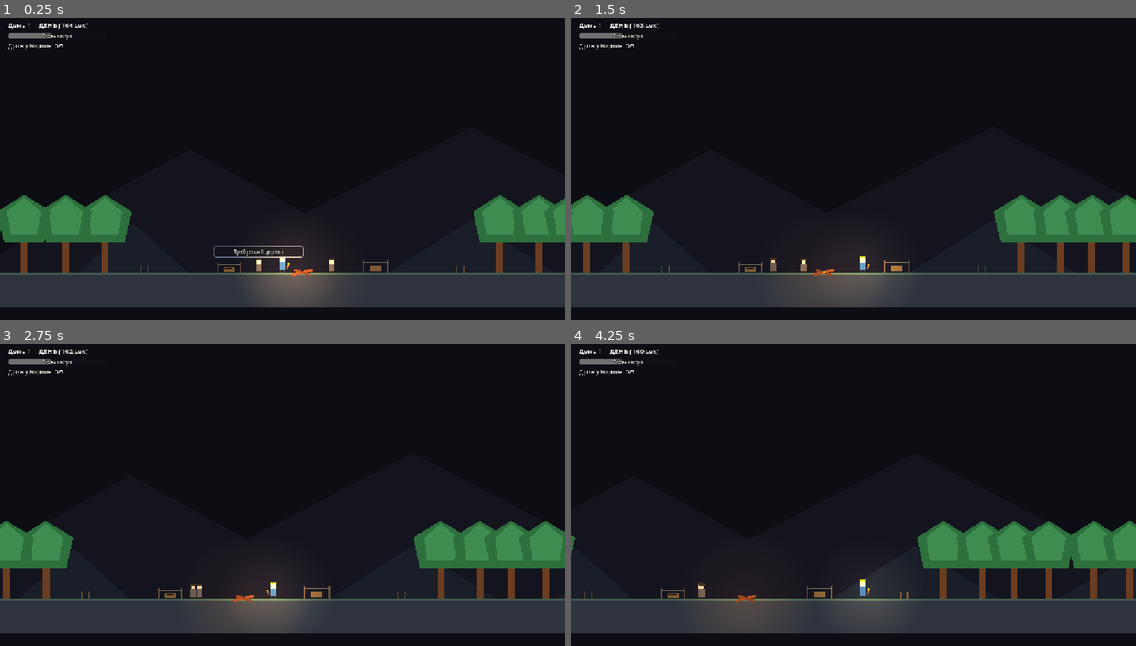
Above: before the commit, frames 1-4 (two rows, left to right).
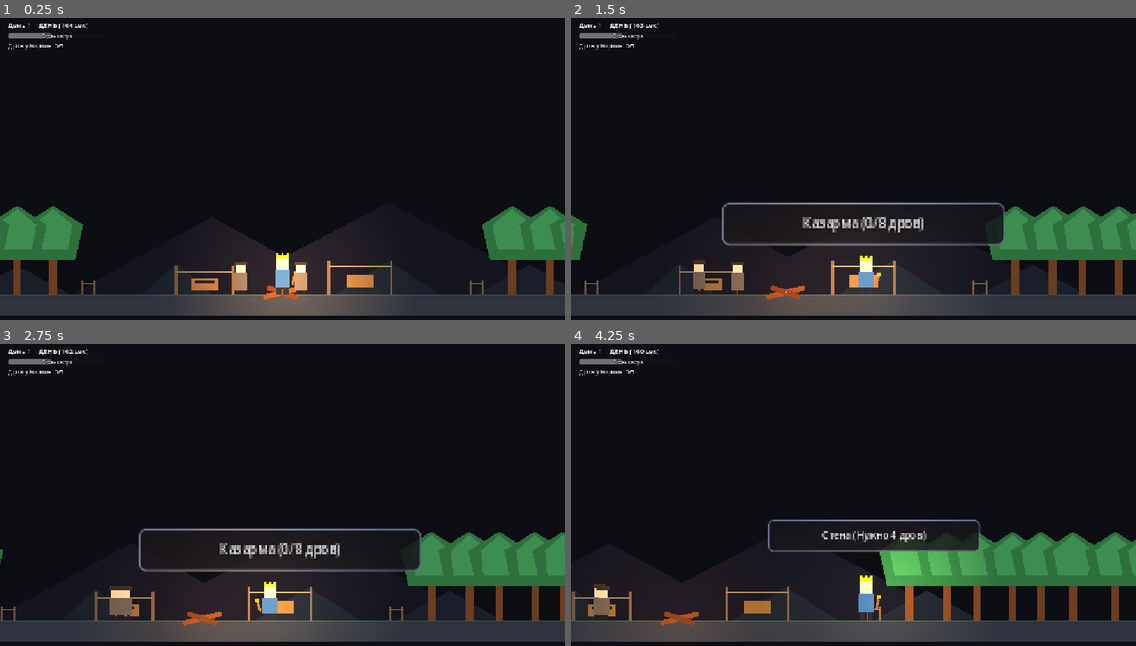
Above: after the commit, the same moments.

Repository: Kyrsadak/turkic-game-jam
Game: Godot game, scene res://scenes/main/main.tscn
Two runs of this game, one before a commit and one after it. Both use one fixed random seed, a clock stepped at 60 frames per second and the inputs below.
Inputs (mouse positions are in pixels of both pictures, inside the frame that each line leads up to):
- Up to frame 1 (0.25 s): no input
- Up to frame 2 (1.5 s): move the mouse to (977, 153) at 0.52 s; hold R 0.53-1.28 s; hold D from 0.53 s (still down); click (977, 153) at 0.67 s; move the mouse to (740, 187) at 1.27 s; tap E at 1.35 s
- Up to frame 3 (2.75 s): move the mouse to (339, 428) at 2.02 s; release D at 2.03 s; hold A from 2.03 s (still down); hold R from 2.03 s (still down)
- Up to frame 4 (4.25 s): move the mouse to (825, 561) at 2.77 s; release A at 2.78 s; release R at 2.78 s; hold D from 2.78 s (still down); tap E at 2.85 s; click (825, 561) at 2.92 s; move the mouse to (1023, 543) at 3.52 s; hold R from 3.53 s (still down)

The runs differ from the first frame. In frame 1, 16% of the frame differs, in the area x 0-100%, y 58-99%; in frame 2, 18%; in frame 3, 18%; in frame 4, 19%.

Commit message:
v14 (scale all game objects to match 320x216 lumberjack house)

Diff:
--- a/scenes/buildings/barracks.gd
+++ b/scenes/buildings/barracks.gd
@@ -13,6 +13,7 @@
 var spearman_scene = preload("res://scenes/units/spearman.tscn")
 
 func _ready() -> void:
+	scale = Vector2(4.0, 4.0)
 	add_to_group("buildings")
 	add_to_group("barracks")
 	update_visuals()
@@ -23,7 +24,7 @@
 	if players.size() > 0:
 		var player = players[0]
 		var dist = global_position.distance_to(player.global_position)
-		if dist < 55.0:
+		if dist < 200.0:
 			label_status.visible = true
 			if not is_built:
 				if player.wood_count > 0:
--- a/scenes/buildings/lumberjack_house.gd
+++ b/scenes/buildings/lumberjack_house.gd
@@ -16,6 +16,7 @@
 var lumberjack_scene = preload("res://scenes/units/lumberjack.tscn")
 
 func _ready() -> void:
+	scale = Vector2(4.0, 4.0)
 	add_to_group("buildings")
 	add_to_group("lumberjack_house")
 	update_visuals()
@@ -26,7 +27,7 @@
 	if players.size() > 0:
 		var player = players[0]
 		var dist = global_position.distance_to(player.global_position)
-		if dist < 55.0:
+		if dist < 200.0:
 			label_status.visible = true
 			if not is_built:
 				if player.wood_count > 0:
--- a/scenes/buildings/wall.gd
+++ b/scenes/buildings/wall.gd
@@ -18,6 +18,7 @@
 @onready var visual_lvl3: Node2D = $VisualLvl3
 
 func _ready() -> void:
+	scale = Vector2(3.0, 3.0)
 	add_to_group("buildings")
 	add_to_group("wall")
 	update_visuals()
@@ -28,7 +29,7 @@
 	if players.size() > 0:
 		var player = players[0]
 		var dist = global_position.distance_to(player.global_position)
-		if dist < 55.0:
+		if dist < 165.0:
 			label_status.visible = true
 			if level == 0:
 				if player.wood_count > 0:
--- a/scenes/campfire/campfire.gd
+++ b/scenes/campfire/campfire.gd
@@ -21,6 +21,7 @@
 var is_burned_out: bool = false
 
 func _ready() -> void:
+	scale = Vector2(3.0, 3.0)
 	add_to_group("campfire")
 	emit_signal("fuel_changed", current_fuel, max_fuel)
 	label_status.visible = false
@@ -69,7 +70,7 @@
 		if players.size() > 0:
 			var player = players[0]
 			var dist = global_position.distance_to(player.global_position)
-			if dist < 60.0 and player.wood_count > 0:
+			if dist < 140.0 and player.wood_count > 0:
 				label_status.visible = true
 				if current_fuel >= max_fuel - 2.0:
 					label_status.text = "[Костер полон]"
--- a/scenes/enemy/bear.gd
+++ b/scenes/enemy/bear.gd
@@ -3,12 +3,12 @@
 
 signal enemy_died
 
-@export var speed: float = 45.0
+@export var speed: float = 90.0
 @export var max_health: float = 80.0
 @export var damage: float = 24.0
 @export var attack_cooldown: float = 1.6
 
-var gravity: float = 900.0
+var gravity: float = 2000.0
 var health: float = 80.0
 var is_dead: bool = false
 var attack_timer: float = 0.0
@@ -17,6 +17,7 @@
 @onready var detection_area: Area2D = $DetectionArea
 
 func _ready() -> void:
+	scale = Vector2(4.5, 4.5)
 	add_to_group("enemy")
 	add_to_group("bear")
 	health = max_health
@@ -42,7 +43,7 @@
 		var target_x = campfire.global_position.x if campfire else 0.0
 		var dist_x = target_x - global_position.x
 
-		if abs(dist_x) > 20.0:
+		if abs(dist_x) > 50.0:
 			velocity.x = sign(dist_x) * speed
 			body.scale.x = sign(dist_x)
 
--- a/scenes/enemy/enemy.gd
+++ b/scenes/enemy/enemy.gd
@@ -3,12 +3,12 @@
 
 signal enemy_died
 
-@export var speed: float = 100.0
+@export var speed: float = 200.0
 @export var max_health: float = 30.0
 @export var damage: float = 10.0
 @export var attack_cooldown: float = 0.95
 
-var gravity: float = 900.0
+var gravity: float = 2000.0
 var health: float = 30.0
 var is_dead: bool = false
 var attack_timer: float = 0.0
@@ -17,6 +17,7 @@
 @onready var detection_area: Area2D = $DetectionArea
 
 func _ready() -> void:
+	scale = Vector2(3.5, 3.5)
 	add_to_group("enemy")
 	health = max_health
 	TextureLoader.try_apply_texture(self, "res://assets/textures/wolf.png", Vector2(0, -9))
@@ -43,7 +44,7 @@
 		var target_x = campfire.global_position.x if campfire else 0.0
 		var dist_x = target_x - global_position.x
 
-		if abs(dist_x) > 20.0:
+		if abs(dist_x) > 50.0:
 			velocity.x = sign(dist_x) * speed
 			body.scale.x = sign(dist_x)
 
--- a/scenes/main/main.gd
+++ b/scenes/main/main.gd
@@ -182,17 +182,17 @@
 	bear.speed = 40.0 + current_day * 1.5
 
 func generate_forests() -> void:
-	# Левый лес: от -7200 до -350
-	var current_x = -350.0
+	# Левый лес: от -7200 до -650
+	var current_x = -650.0
 	while current_x > -7200.0:
 		spawn_tree_at(current_x, $ForestLeft)
-		current_x -= randf_range(50.0, 95.0)
-
-	# Правый лес: от 350 до 7200
-	current_x = 350.0
+		current_x -= randf_range(80.0, 130.0)
+
+	# Правый лес: от 650 до 7200
+	current_x = 650.0
 	while current_x < 7200.0:
 		spawn_tree_at(current_x, $ForestRight)
-		current_x += randf_range(50.0, 95.0)
+		current_x += randf_range(80.0, 130.0)
 
 func spawn_tree_at(x_pos: float, container: Node2D) -> void:
 	var tree_instance = tree_scene.instantiate()
--- a/scenes/main/main.tscn
+++ b/scenes/main/main.tscn
@@ -68,19 +68,19 @@
 [node name="Campfire" parent="." instance=ExtResource("3_campfire")]
 
 [node name="Player" parent="." instance=ExtResource("2_player")]
-position = Vector2(-35, -25)
+position = Vector2(0, -50)
 
 [node name="WallLeft" parent="." instance=ExtResource("5_wall")]
-position = Vector2(-280, 0)
+position = Vector2(-550, 0)
 
 [node name="WallRight" parent="." instance=ExtResource("5_wall")]
-position = Vector2(280, 0)
+position = Vector2(550, 0)
 
 [node name="LumberjackHouse" parent="." instance=ExtResource("6_lumberjack_house")]
-position = Vector2(-130, 0)
+position = Vector2(-220, 0)
 
 [node name="Barracks" parent="." instance=ExtResource("7_barracks")]
-position = Vector2(130, 0)
+position = Vector2(220, 0)
 
 [node name="ForestLeft" type="Node2D" parent="."]
 
@@ -89,10 +89,10 @@
 [node name="InitialVagrants" type="Node2D" parent="."]
 
 [node name="Vagrant1" parent="InitialVagrants" instance=ExtResource("8_vagrant")]
-position = Vector2(-60, 0)
+position = Vector2(-80, 0)
 
 [node name="Vagrant2" parent="InitialVagrants" instance=ExtResource("8_vagrant")]
-position = Vector2(70, 0)
+position = Vector2(90, 0)
 
 [node name="HUD" type="CanvasLayer" parent="."]
 
--- a/scenes/player/player.gd
+++ b/scenes/player/player.gd
@@ -3,10 +3,10 @@
 
 signal wood_count_changed(count)
 
-@export var speed: float = 110.0
+@export var speed: float = 240.0
 @export var max_wood_carry: int = 5
 
-var gravity: float = 900.0
+var gravity: float = 2000.0
 var wood_count: int = 0
 var is_hitting: bool = false
 
@@ -19,6 +19,7 @@
 var shake_decay: float = 12.0
 
 func _ready() -> void:
+	scale = Vector2(3.5, 3.5)
 	add_to_group("player")
 	update_wood_visuals()
 	TextureLoader.try_apply_texture(self, "res://assets/textures/player.png", Vector2(0, -16))
@@ -70,7 +71,7 @@
 
 func perform_interaction() -> void:
 	# 1. Проверяем, есть ли рядом костер и хотим ли закинуть дерево
-	var campfire = get_closest_in_group("campfire", 60.0)
+	var campfire = get_closest_in_group("campfire", 140.0)
 	if campfire and wood_count > 0:
 		if campfire.current_fuel < campfire.max_fuel - 2.0:
 			if campfire.add_wood():
@@ -90,14 +91,14 @@
 				return
 
 	# 2. Проверяем, есть ли рядом дерево для рубки
-	var tree = get_closest_in_group("tree", 65.0)
+	var tree = get_closest_in_group("tree", 200.0)
 	if tree and not tree.is_felled:
 		start_hit_animation()
 		tree.hit_tree(global_position.x)
 		return
 
 	# 3. Проверяем здания для сдачи дров / найма
-	var building = get_closest_in_group("buildings", 55.0)
+	var building = get_closest_in_group("buildings", 280.0)
 	if building:
 		if wood_count > 0 and building.has_method("deposit_wood"):
 			if building.deposit_wood():
@@ -114,7 +115,7 @@
 			return
 
 	# 4. Проверяем бродяг для найма (цена 1 дерево)
-	var vagrant = get_closest_in_group("vagrant", 50.0)
+	var vagrant = get_closest_in_group("vagrant", 200.0)
 	if vagrant and not vagrant.is_hired and wood_count >= 1:
 		if vagrant.hire():
 			wood_count -= 1
--- a/scenes/player/player.tscn
+++ b/scenes/player/player.tscn
@@ -108,9 +108,9 @@
 one_shot = true
 
 [node name="Camera2D" type="Camera2D" parent="."]
-position = Vector2(0, -80)
-zoom = Vector2(1.15, 1.15)
-limit_top = -500
+position = Vector2(0, -120)
+zoom = Vector2(0.72, 0.72)
+limit_top = -800
 limit_bottom = 100
 position_smoothing_enabled = true
 position_smoothing_speed = 6.0
--- a/scenes/texture_loader.gd
+++ b/scenes/texture_loader.gd
@@ -18,11 +18,19 @@
 					if logs:
 						logs.visible = false
 
+			# Вычисляем локальное смещение и масштаб с учетом масштаба родительской ноды
+			var local_offset = offset
+			var local_scale = Vector2.ONE
+			if node.scale.x != 0.0 and node.scale.y != 0.0:
+				local_offset = Vector2(offset.x / abs(node.scale.x), offset.y / abs(node.scale.y))
+				local_scale = Vector2(1.0 / abs(node.scale.x), 1.0 / abs(node.scale.y))
+
 			# Проверяем, не был ли спрайт уже добавлен
 			var existing_sprite = node.get_node_or_null("DesignerSprite")
 			if existing_sprite:
 				existing_sprite.texture = tex
-				existing_sprite.position = offset
+				existing_sprite.position = local_offset
+				existing_sprite.scale = local_scale
 				existing_sprite.visible = true
 				return existing_sprite
 
@@ -30,7 +38,8 @@
 			var sprite = Sprite2D.new()
 			sprite.name = "DesignerSprite"
 			sprite.texture = tex
-			sprite.position = offset
+			sprite.position = local_offset
+			sprite.scale = local_scale
 
 			# Для дерева переносим шейдерный материал покачивания от ветра
 			if visual and visual.has_node("Crown"):
--- a/scenes/tree/tree.gd
+++ b/scenes/tree/tree.gd
@@ -22,6 +22,7 @@
 @onready var label_health: Label = $LabelHealth
 
 func _ready() -> void:
+	scale = Vector2(1.8, 1.8)
 	add_to_group("tree")
 	health = max_health
 	visual.modulate.a = 1.0
@@ -41,7 +42,7 @@
 		if players.size() > 0:
 			var player = players[0]
 			var dist = global_position.distance_to(player.global_position)
-			if dist < 55.0:
+			if dist < 90.0:
 				label_health.visible = true
 				if health == max_health:
 					label_health.text = "[E] Рубить дерево"
@@ -114,10 +115,10 @@
 	get_parent().add_child(wood)
 
 	# Спавним чуть выше корней
-	wood.global_position = global_position + Vector2(0, -16)
+	wood.global_position = global_position + Vector2(0, -40)
 
 	# Разбрасываем дрова
-	var target_x = global_position.x + fall_dir * randf_range(30, 80) + randf_range(-10, 10)
+	var target_x = global_position.x + fall_dir * randf_range(75.0, 200.0) + randf_range(-25.0, 25.0)
 	wood.launch(target_x, global_position.y)
 
 func regrow() -> void:
--- a/scenes/units/lumberjack.gd
+++ b/scenes/units/lumberjack.gd
@@ -3,11 +3,11 @@
 
 enum State { IDLE, WALKING_TO_TREE, CHOPPING, WALKING_TO_HOUSE }
 
-@export var speed: float = 85.0
+@export var speed: float = 185.0
 @export var chop_damage: float = 10.0
 @export var chop_cooldown: float = 1.1
 
-var gravity: float = 900.0
+var gravity: float = 2000.0
 var wood_count: int = 0
 var max_wood_carry: int = 6
 var current_state: State = State.IDLE
@@ -20,6 +20,7 @@
 @onready var wood_pile: Node2D = $WoodPile
 
 func _ready() -> void:
+	scale = Vector2(3.5, 3.5)
 	add_to_group("lumberjack")
 	update_wood_visuals()
 	current_state = State.WALKING_TO_TREE
@@ -48,7 +49,7 @@
 				if target_tree:
 					var dist_x = target_tree.global_position.x - global_position.x
 					# Останавливаемся чуть сбоку от дерева
-					if abs(dist_x) > 28.0:
+					if abs(dist_x) > 70.0:
 						velocity.x = sign(dist_x) * speed
 						body.scale.x = sign(dist_x)
 						animate_walk()
@@ -76,7 +77,7 @@
 		State.WALKING_TO_HOUSE:
 			if is_instance_valid(home_house):
 				var dist_x = home_house.global_position.x - global_position.x
-				if abs(dist_x) > 16.0:
+				if abs(dist_x) > 40.0:
 					velocity.x = sign(dist_x) * speed
 					body.scale.x = sign(dist_x)
 					animate_walk()
--- a/scenes/units/spearman.gd
+++ b/scenes/units/spearman.gd
@@ -3,11 +3,11 @@
 
 enum State { WALKING_TO_POST, DEFENDING, ATTACKING }
 
-@export var speed: float = 90.0
+@export var speed: float = 200.0
 @export var damage: float = 14.0
 @export var attack_cooldown: float = 0.75
 
-var gravity: float = 900.0
+var gravity: float = 2000.0
 var current_state: State = State.WALKING_TO_POST
 var target_enemy: Node2D = null
 var attack_timer: float = 0.0
@@ -18,6 +18,7 @@
 @onready var spear: Node2D = $Body/Spear
 
 func _ready() -> void:
+	scale = Vector2(3.5, 3.5)
 	add_to_group("spearman")
 
 	# Определяем фланг по положению спавна относительно костра
@@ -33,13 +34,13 @@
 		velocity.y += gravity * delta
 
 	# Поиск врагов поблизости
-	target_enemy = find_closest_enemy(90.0)
+	target_enemy = find_closest_enemy(225.0)
 
 	match current_state:
 		State.WALKING_TO_POST:
 			choose_post_position()
 			var dist_x = target_post_x - global_position.x
-			if abs(dist_x) > 15.0:
+			if abs(dist_x) > 37.5:
 				velocity.x = sign(dist_x) * speed
 				body.scale.x = sign(dist_x)
 				animate_walk()
@@ -56,11 +57,11 @@
 				attack_timer = 0.1
 			else:
 				choose_post_position()
-				if abs(target_post_x - global_position.x) > 20.0:
+				if abs(target_post_x - global_position.x) > 50.0:
 					current_state = State.WALKING_TO_POST
 
 		State.ATTACKING:
-			if not is_instance_valid(target_enemy) or global_position.distance_to(target_enemy.global_position) > 110.0:
+			if not is_instance_valid(target_enemy) or global_position.distance_to(target_enemy.global_position) > 275.0:
 				current_state = State.DEFENDING
 			else:
 				# Поворачиваемся к врагу
@@ -93,10 +94,10 @@
 
 	if flank_wall:
 		# Встаем чуть позади стены, чтобы бить сквозь нее
-		target_post_x = flank_wall.global_position.x - flank * 24.0
+		target_post_x = flank_wall.global_position.x - flank * 60.0
 	else:
 		# Пост по умолчанию, если стены нет
-		target_post_x = campfire_x + flank * 240.0
+		target_post_x = campfire_x + flank * 600.0
 
 func stab_enemy() -> void:
 	if is_instance_valid(target_enemy):
--- a/scenes/vagrant/vagrant.gd
+++ b/scenes/vagrant/vagrant.gd
@@ -1,10 +1,10 @@
 extends CharacterBody2D
 const TextureLoader = preload("res://scenes/texture_loader.gd")
 
-@export var speed: float = 70.0
-@export var walk_range: float = 140.0
+@export var speed: float = 150.0
+@export var walk_range: float = 350.0
 
-var gravity: float = 900.0
+var gravity: float = 2000.0
 var is_hired: bool = false
 var target_position: Vector2
 var wander_timer: float = 0.0
@@ -15,6 +15,7 @@
 @onready var label_status: Label = $LabelStatus
 
 func _ready() -> void:
+	scale = Vector2(3.5, 3.5)
 	add_to_group("vagrant")
 	spawn_x = global_position.x
 	choose_new_wander_target()
Not shown, added: assets/textures/lumberjack_house.png.import
